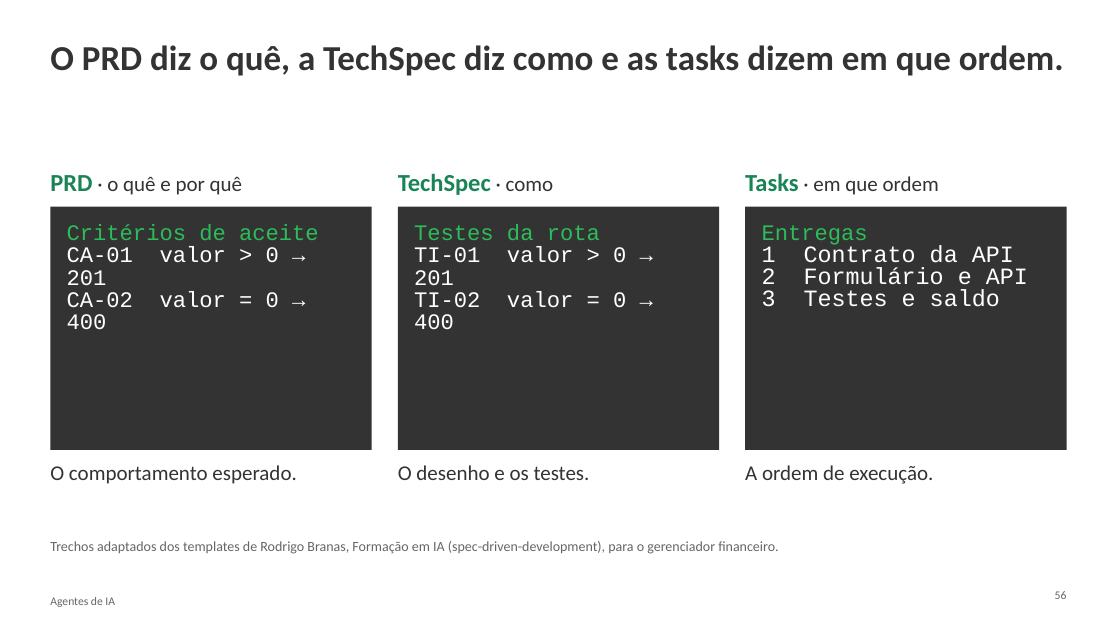
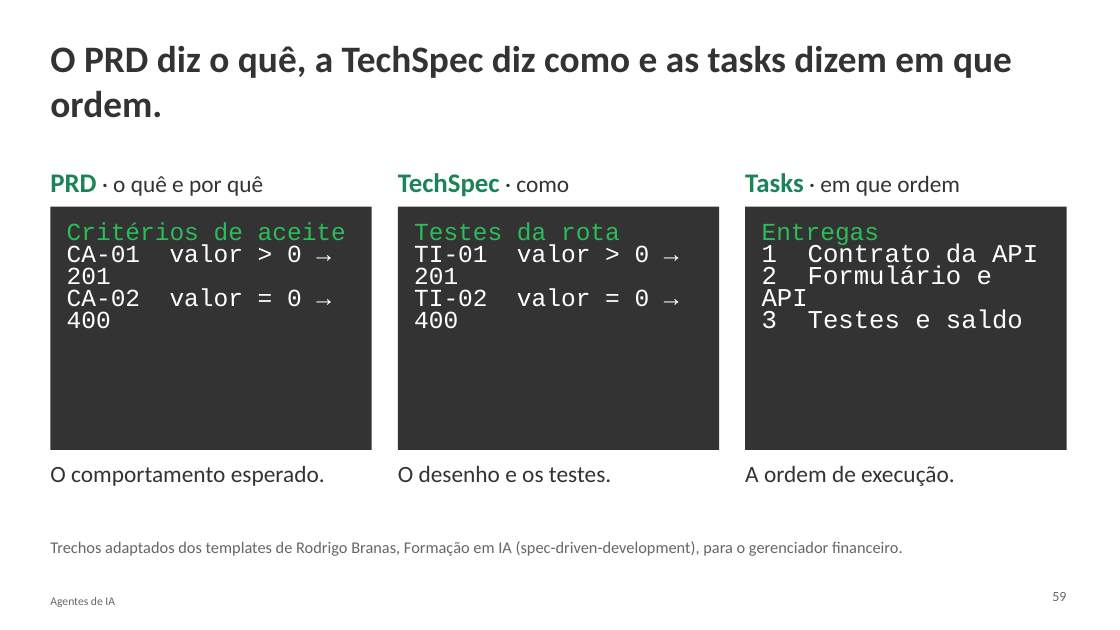
Before and after one commit to thiagoosiqueiraa/univas-minicurso-ia, a slide deck: slide 58 of apresentacao.pptx (slide 56 before the commit). Drawn at 1120x630 pixels with LibreOffice and Linux fonts; fonts in the diff are those of the drawing; background and template pictures are left out. Boxes give left, top, right and bottom in pixels: in the first picture for what was removed or moved away, otherwise in the second. Text is boxed around its words. In the diff, an @@ line names an element or a change of style, - is before the commit and + after.

```diff
--- a/apresentacao.pptx
+++ b/apresentacao.pptx
@@ title "O PRD diz o quê, ..." at (50,45,1012,118): size 30 to 32 pt @@
@@ text "PRD · o quê e ..." at (50,174,263,196): size 21 to 23 pt in "PRD"; size 18 to 20 pt in "· o quê e por quê" @@
@@ text "TechSpec · como" at (398,173,569,197): size 21 to 23 pt in "TechSpec"; size 18 to 20 pt in "· como" @@
@@ text "Tasks · em que ordem" at (745,173,960,196): size 21 to 23 pt in "Tasks"; size 18 to 20 pt in "· em que ordem" @@
@@ rectangle "Critérios de aceite" at (50,207,372,450): size 19 to 21 pt @@
@@ rectangle "Testes da rota" at (398,207,720,450): size 19 to 21 pt @@
@@ rectangle "Entregas" at (745,207,1067,450): size 19 to 21 pt in "Entregas"; size 20 to 22 pt in "1 Contrato da API", "2 Formulário e API", "3 Testes e saldo" @@
@@ size 18 to 20 pt in 3 elements at (50,465,325,486), (398,465,611,482), (745,465,955,486) @@
@@ text "Trechos adaptados dos templates de ..." at (50,541,903,556): size 12 to 14 pt @@
@@ text at (1052,592,1066,601): text changed; size 10 to 12 pt @@
-56
+59
```
Also in this commit, not shown: 65 other slides changed, 2 slides added.
